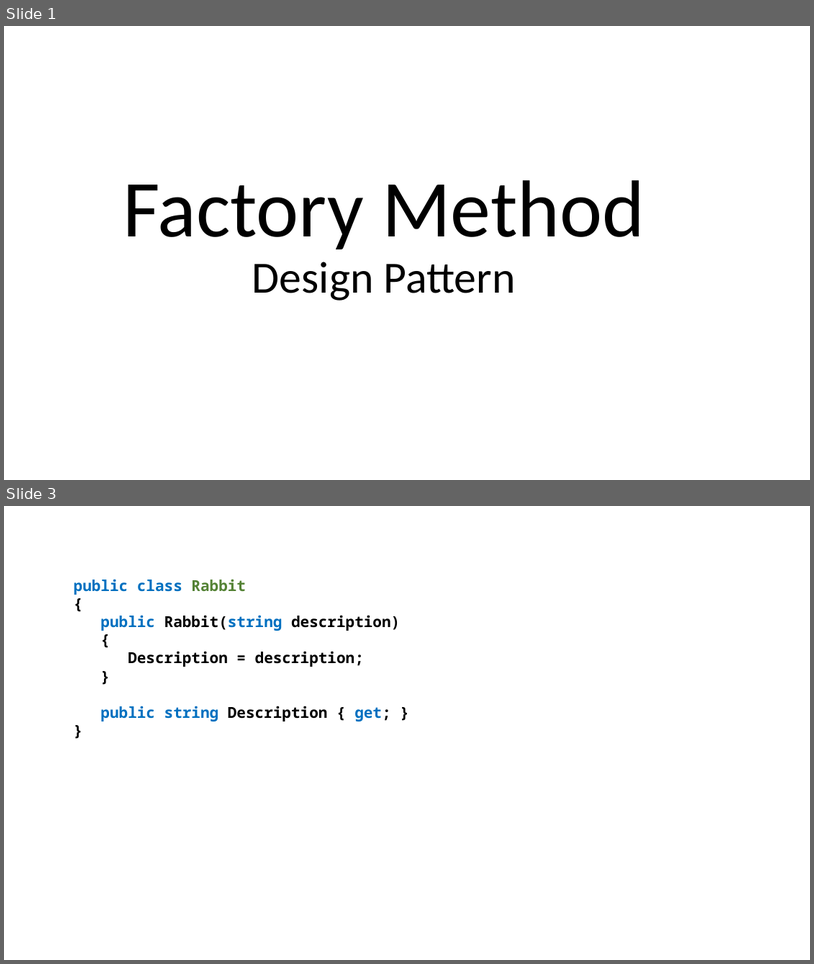
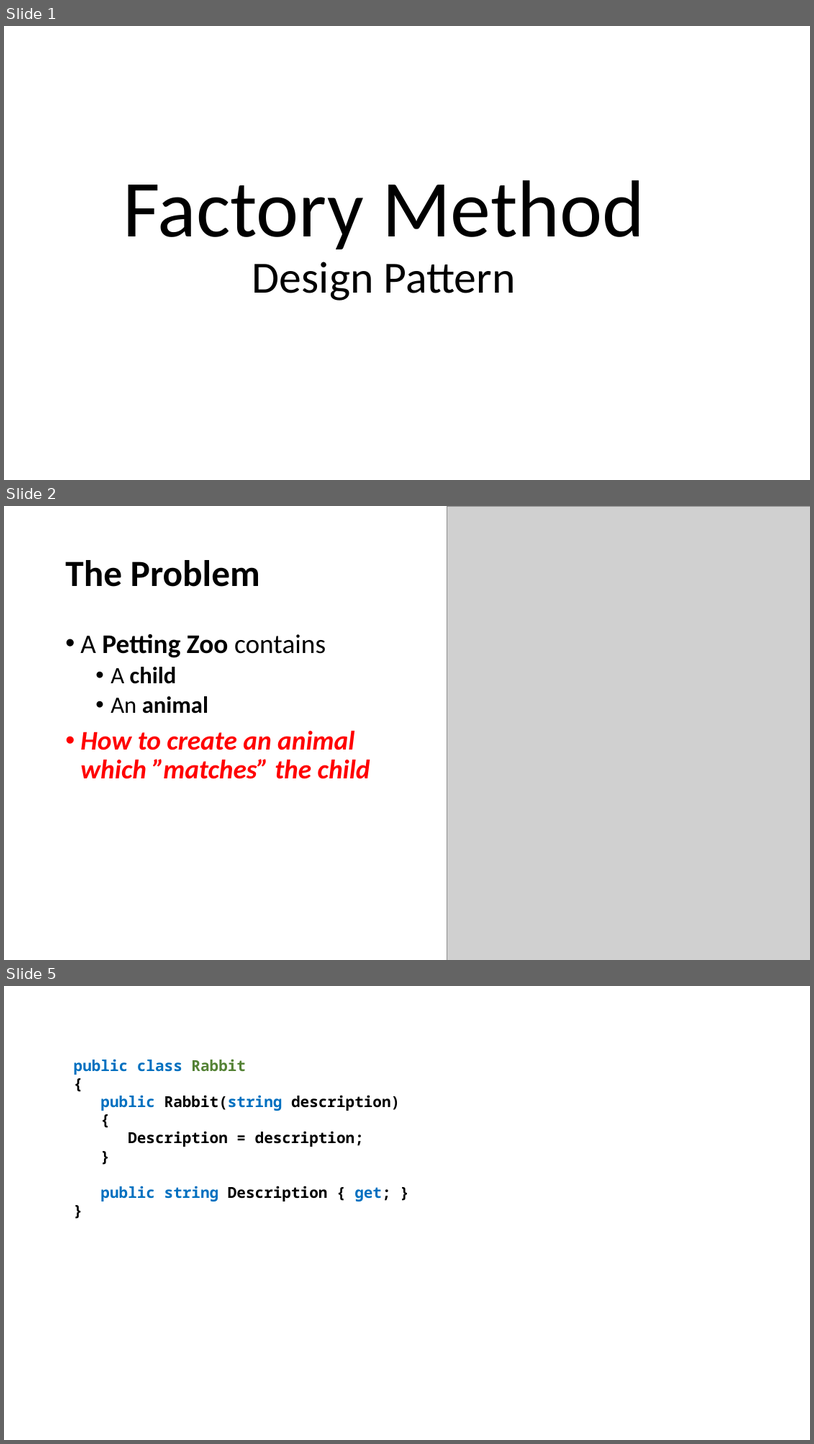
Before and after one commit to perl-easj/Teaching-materials, a slide deck: CSharpProgramming/Presentations/OOProgPartIII/FactoryMethod.pptx. Shown one above the other, each under a label of ours: slides 1 and 3 before the commit, slides 1, 2 and 5 after it; the slides between them are not shown. The pictures are 814x964 and 814x1444 pixels, drawn with LibreOffice and Linux fonts; fonts in the diff are those of the drawing; grey boxes stand for pictures. Boxes give left, top, right and bottom in pixels: in the first picture for what was removed or moved away, otherwise in the second. Text is boxed around its words. In the diff, an @@ line names an element or a change of style, - is before the commit and + after.

```diff
--- a/CSharpProgramming/Presentations/OOProgPartIII/FactoryMethod.pptx
+++ b/CSharpProgramming/Presentations/OOProgPartIII/FactoryMethod.pptx
@@ slide 2 added at (x1=4, y1=506, x2=810, y2=960), background #FFFFFF @@
@@ picture added at (x1=448, y1=506, x2=810, y2=960) @@
@@ title added at (x1=65, y1=560, x2=260, y2=587), 44 pt, text #000000, bold @@
+The Problem
@@ text added at (x1=80, y1=634, x2=370, y2=779), 32 pt, text #FF0000, bold, italic @@
+• A Petting Zoo contains
+  • A child
+  • An animal
+• How to create an animal which ”matches” the child
@@ what was slide 3 is now slide 5 @@
```
Also in this commit, not shown: 9 slides changed, 5 other slides added, 1 slide removed, 4 other files.
